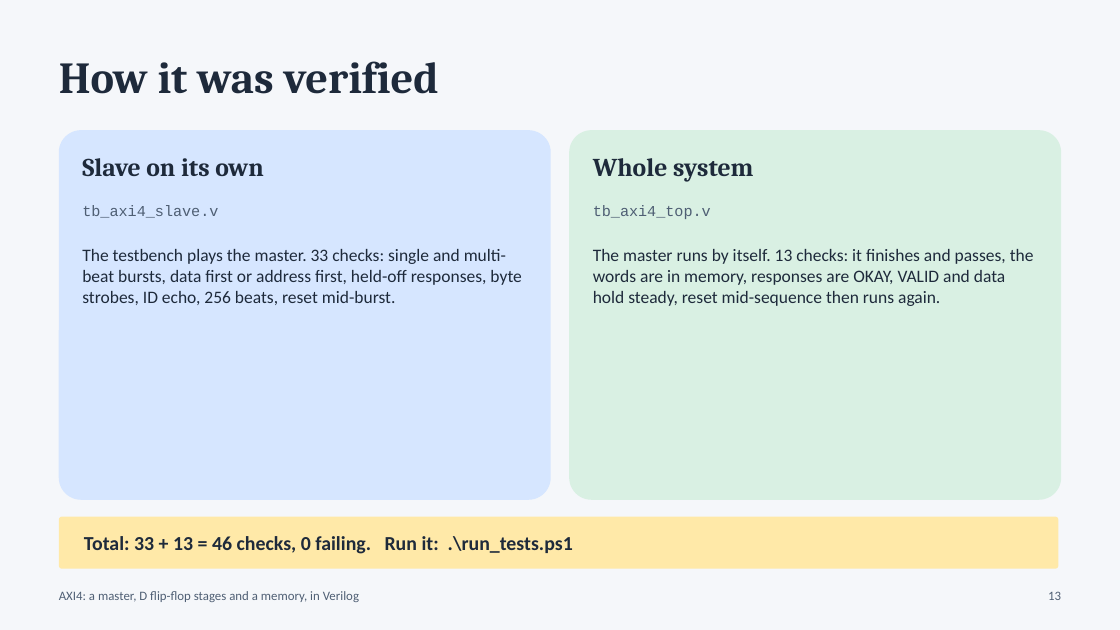
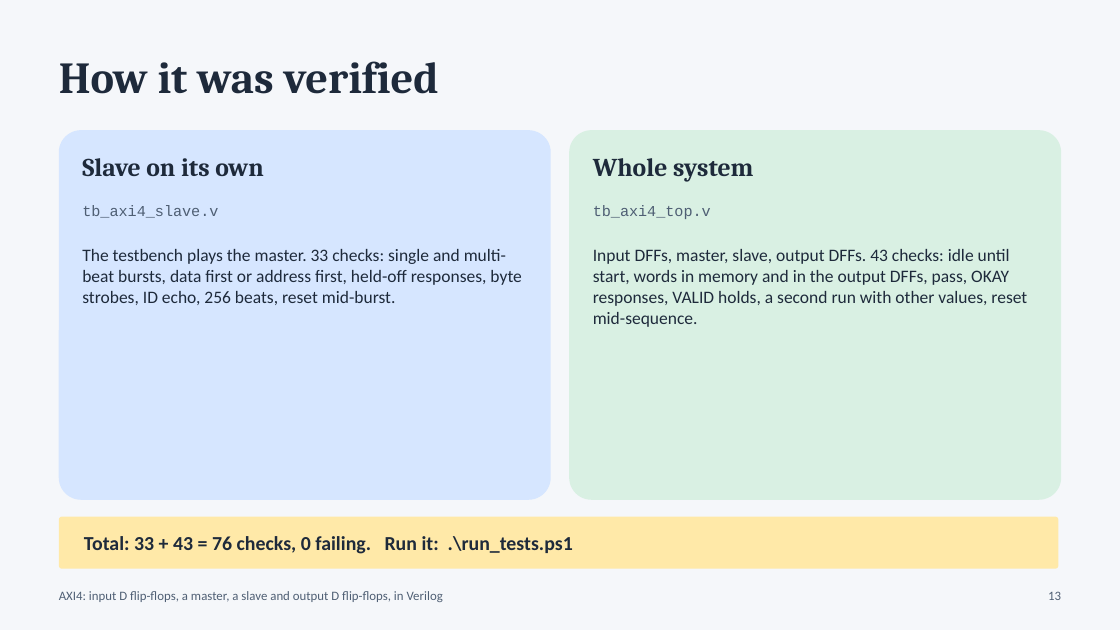
Before and after one commit to Moksha2709/Axi4_FPGA_Implementation, a slide deck: slide 13 of docs/AXI4_Viva_Presentation.pptx. Drawn at 1120x630 pixels with LibreOffice and Linux fonts; fonts in the diff are those of the drawing. Boxes give left, top, right and bottom in pixels: in the first picture for what was removed or moved away, otherwise in the second. Text is boxed around its words. In the diff, an @@ line names an element or a change of style, - is before the commit and + after.

```diff
--- a/docs/AXI4_Viva_Presentation.pptx
+++ b/docs/AXI4_Viva_Presentation.pptx
@@ text at (x1=593, y1=249, x2=1027, y2=327): text changed @@
-The master runs by itself. 13 checks: it finishes and passes, the words are in memory, responses are OKAY, VALID and data hold steady, reset mid-sequence then runs again.
+Input DFFs, master, slave, output DFFs. 43 checks: idle until start, words in memory and in the output DFFs, pass, OKAY responses, VALID holds, a second run with other values, reset mid-sequence.
@@ text at (x1=84, y1=536, x2=573, y2=554): text changed @@
-Total: 33 + 13 = 46 checks, 0 failing. Run it: .\run_tests.ps1
+Total: 33 + 43 = 76 checks, 0 failing. Run it: .\run_tests.ps1
@@ text at (x1=59, y1=591, x2=443, y2=602): text changed @@
-AXI4: a master, D flip-flop stages and a memory, in Verilog
+AXI4: input D flip-flops, a master, a slave and output D flip-flops, in Verilog
```
Also in this commit, not shown: 15 other slides changed, 8 other files.
